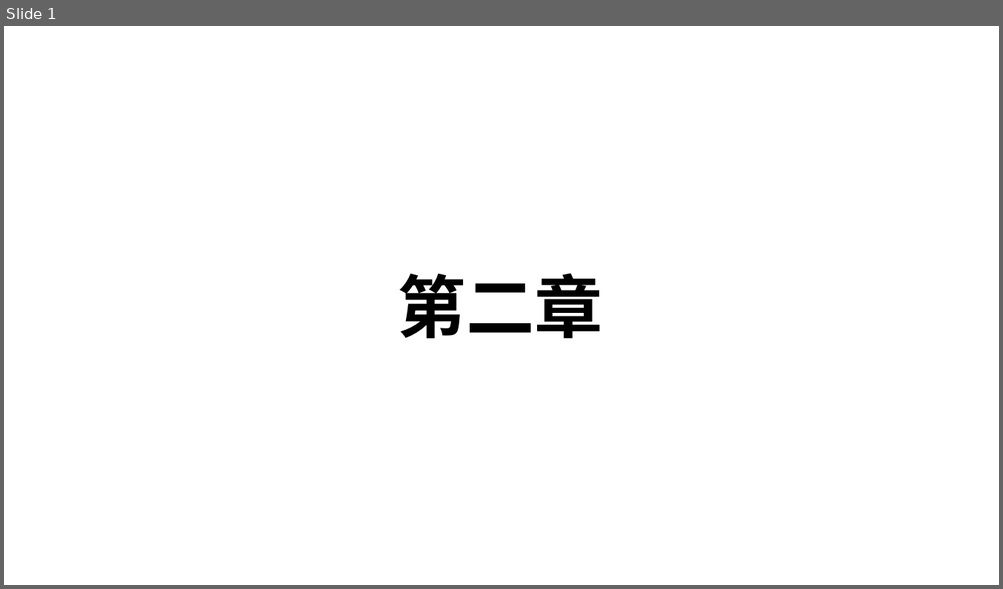
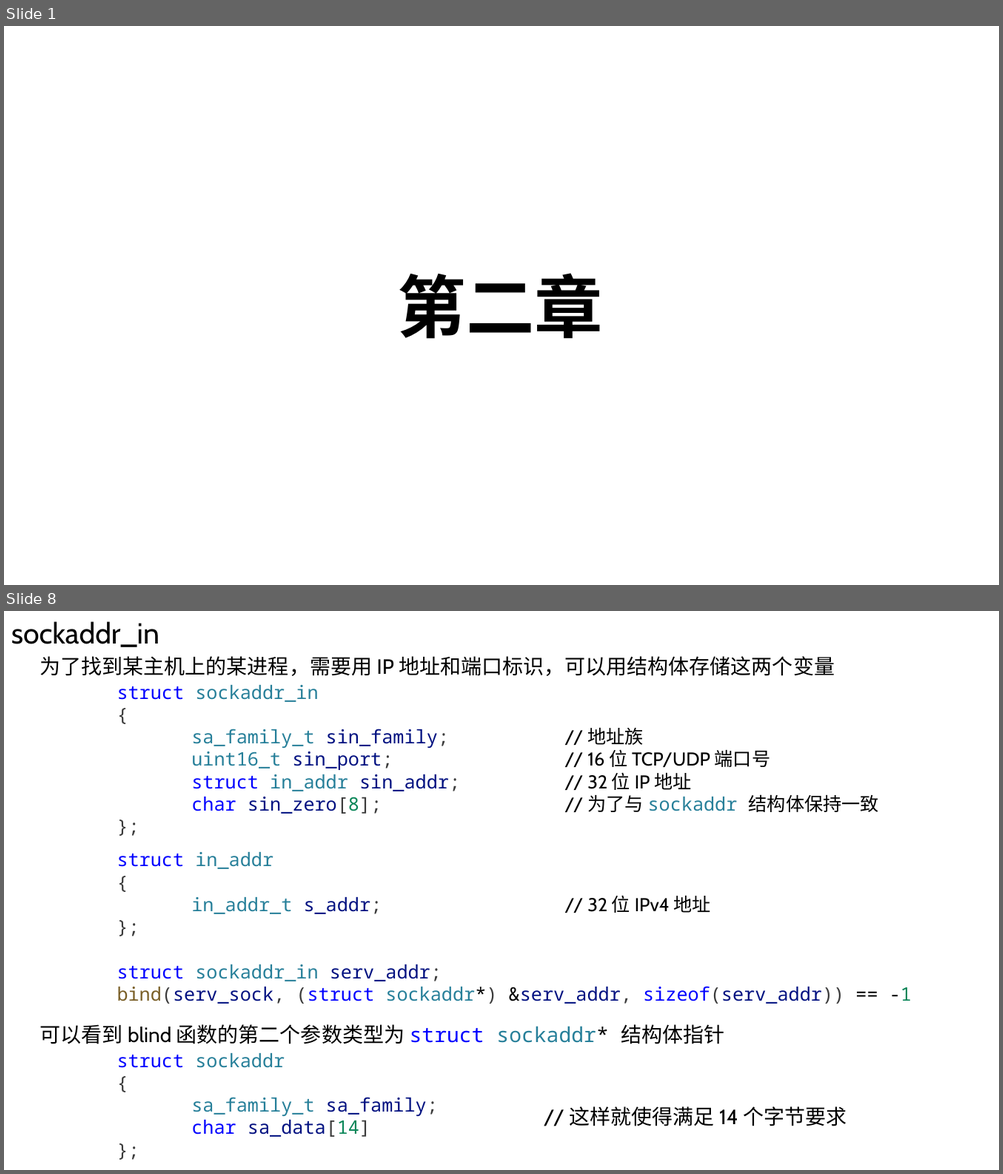
Before and after one commit to Chao200/TCP-IP-Network-Programming, a slide deck: TCP:IP 网络编程.pptx. Shown one above the other, each under a label of ours: slide 1 before the commit, slides 1 and 8 after it; the slides between them are not shown. The pictures are 1003x589 and 1003x1174 pixels, drawn with LibreOffice and Linux fonts; fonts in the diff are those of the drawing. Boxes give left, top, right and bottom in pixels: in the first picture for what was removed or moved away, otherwise in the second. Text is boxed around its words. In the diff, an @@ line names an element or a change of style, - is before the commit and + after.

```diff
--- a/TCP:IP 网络编程.pptx
+++ b/TCP:IP 网络编程.pptx
@@ slide 8 added at (x1=4, y1=611, x2=999, y2=1170), background #FFFFFF @@
@@ text added at (x1=11, y1=621, x2=159, y2=647), 28 pt, text #000000 @@
+sockaddr_in
@@ text added at (x1=40, y1=656, x2=834, y2=676), 20 pt, text #000000 @@
+为了找到某主机上的某进程，需要用 IP 地址和端口标识，可以用结构体存储这两个变量
@@ text added at (x1=117, y1=685, x2=911, y2=1004), 18 pt, text #267F99 @@
+struct sockaddr_in
+{
+sa_family_t sin_family; // 地址族
+uint16_t sin_port; // 16 位 TCP/UDP 端口号
+struct in_addr sin_addr; // 32 位 IP 地址
+char sin_zero[8]; // 为了与 sockaddr 结构体保持一致
+};
+struct in_addr
+{
+in_addr_t s_addr; // 32 位 IPv4 地址
+};
+struct sockaddr_in serv_addr;
+bind(serv_sock, (struct sockaddr*) &serv_addr, sizeof(serv_addr)) == -1
@@ text added at (x1=40, y1=1025, x2=725, y2=1045), 20 pt, text #000000 @@
+可以看到 blind 函数的第二个参数类型为 struct sockaddr* 结构体指针
@@ text added at (x1=117, y1=1054, x2=438, y2=1137), 18 pt, text #267F99 @@
+struct sockaddr
+{
+sa_family_t sa_family;
+char sa_data[14]
+};
@@ text added at (x1=569, y1=1107, x2=846, y2=1127), 20 pt, text #000000 @@
+// 这样就使得满足 14 个字节要求
```
Also in this commit, not shown: 1 slide changed, 9 other slides added.
